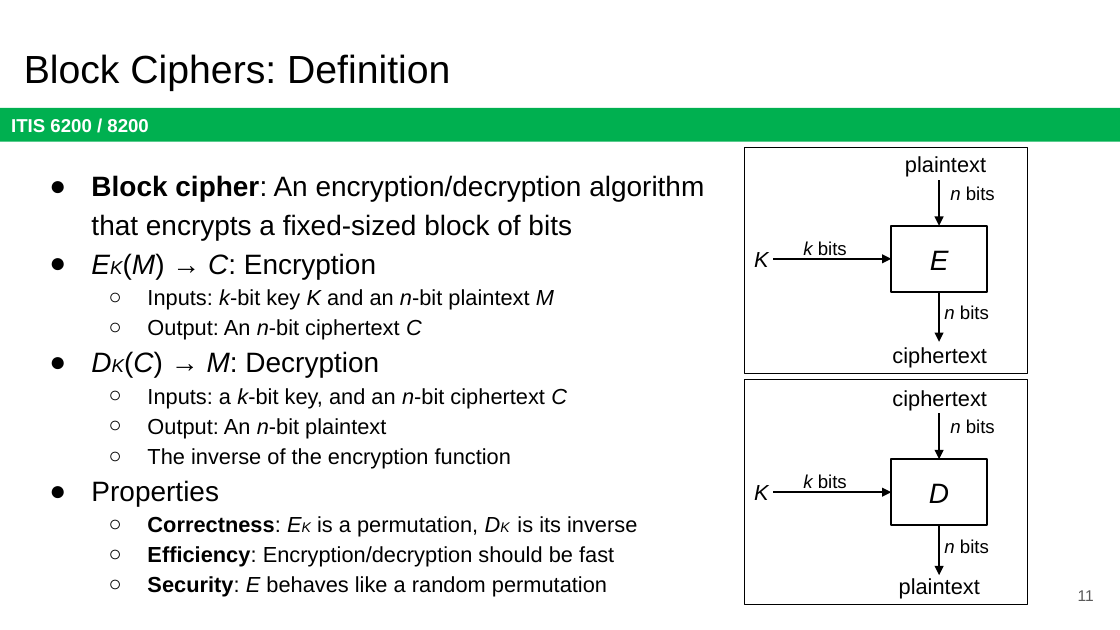
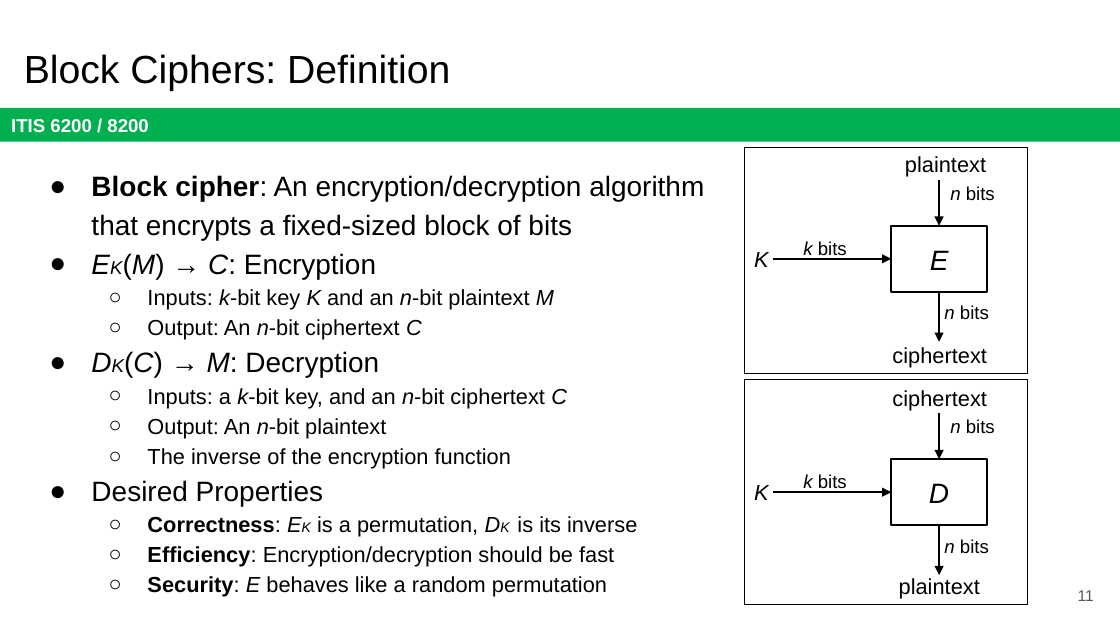
Before and after one commit to jx5c/github.io, a slide deck: slide 11 of teaching/ITIS6200/2023fa/lectures/lec03.pptx. Drawn at 1120x630 pixels with LibreOffice and Linux fonts; fonts in the diff are those of the drawing. Boxes give left, top, right and bottom in pixels: in the first picture for what was removed or moved away, otherwise in the second. Text is boxed around its words. In the diff, an @@ line names an element or a change of style, - is before the commit and + after.

```diff
--- a/teaching/ITIS6200/2023fa/lectures/lec03.pptx
+++ b/teaching/ITIS6200/2023fa/lectures/lec03.pptx
@@ text at [91, 480, 324, 506]: text changed @@
-● Properties
+● Desired Properties
```
Also in this commit, not shown: 25 other slides changed, 1 other file.
